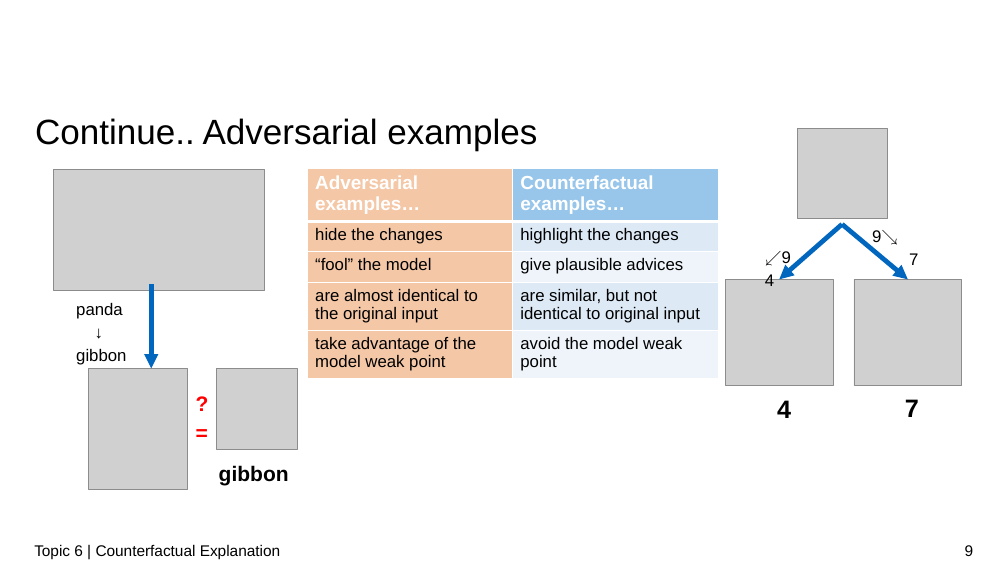
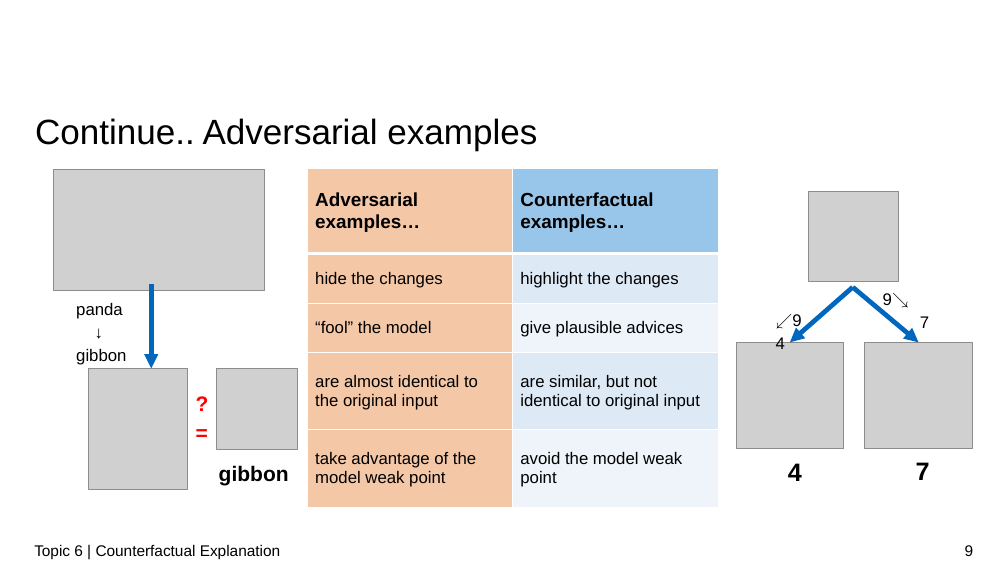
Before and after one commit to zhaochenyuangit/xAISeminar, a slide deck: slide 9 of presentation/XAI_counterfactual.pptx. Drawn at 1008x567 pixels with LibreOffice and Linux fonts; fonts in the diff are those of the drawing; grey boxes stand for pictures; background and template pictures are left out. Boxes give left, top, right and bottom in pixels: in the first picture for what was removed or moved away, otherwise in the second. Text is boxed around its words. In the diff, an @@ line names an element or a change of style, - is before the commit and + after.

```diff
--- a/presentation/XAI_counterfactual.pptx
+++ b/presentation/XAI_counterfactual.pptx
@@ table at [308, 168, 718, 507] @@
@@ text colour #FFFFFF to #000000 in "Adversarial examples…", "Counterfactual examples…" @@
@@ 2 arrows, 1 picture, 1 text: place and size @@
-2 arrows, 1 picture, 1 text at [780, 129, 919, 417]
+2 arrows, 1 picture, 1 text at [790, 191, 930, 480]
@@ 3 texts, 2 pictures: place and size @@
-3 texts, 2 pictures at [726, 230, 962, 418]
+3 texts, 2 pictures at [737, 293, 972, 481]
```
Also in this commit, not shown: 2 other slides changed, 34 other files.
